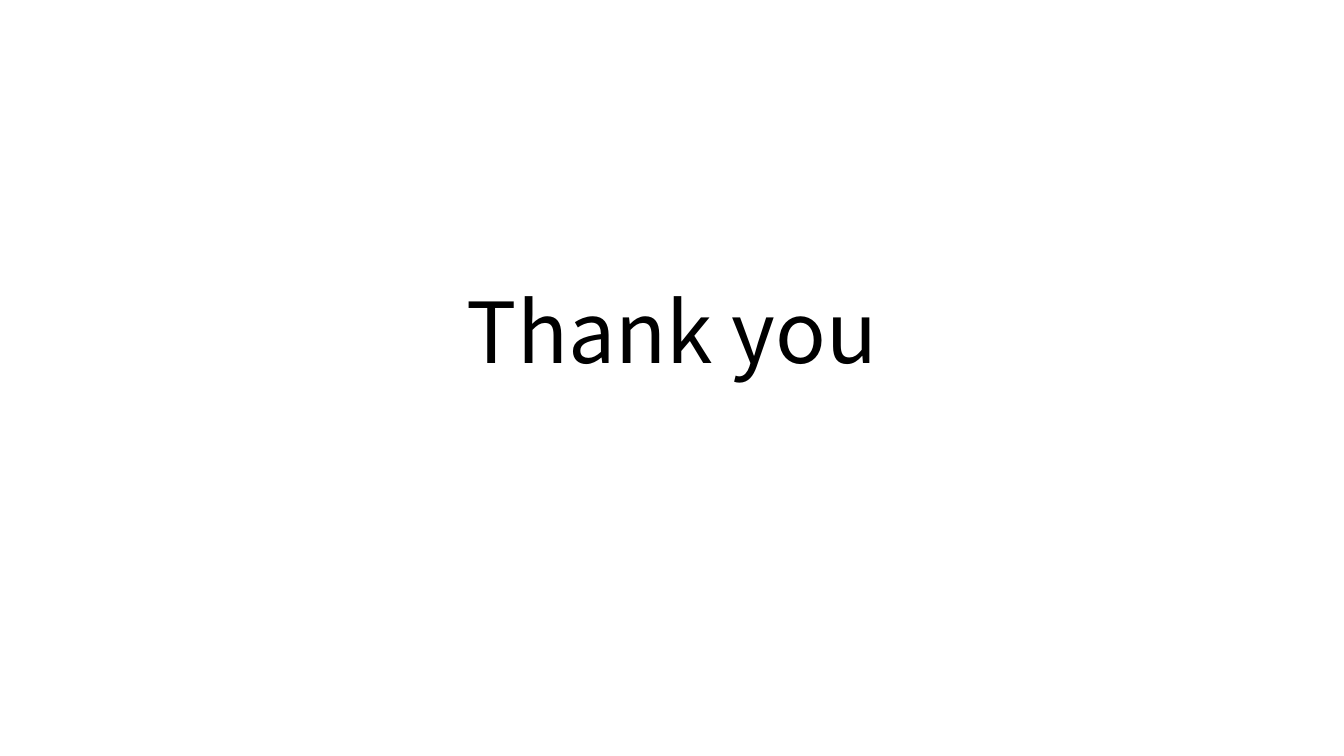
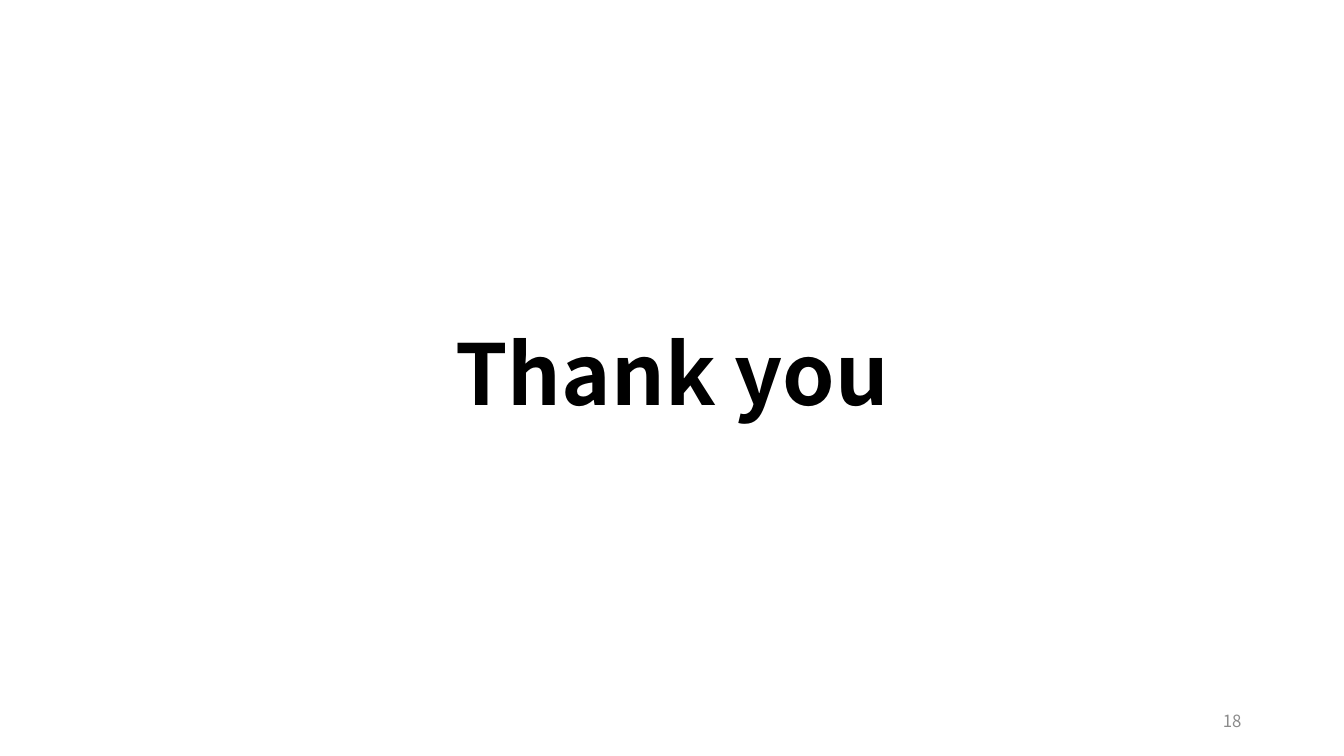
Before and after one commit to EunSeong-Park/EunSeong-Park.github.io, a slide deck: slide 18 of contents/2020_ITinerary/assets/session_1/labsession.pptx (slide 7 before the commit). Drawn at 1344x756 pixels with LibreOffice and Linux fonts; fonts in the diff are those of the drawing. Boxes give left, top, right and bottom in pixels: in the first picture for what was removed or moved away, otherwise in the second. Text is boxed around its words. In the diff, an @@ line names an element or a change of style, - is before the commit and + after.

```diff
--- a/contents/2020_ITinerary/assets/session_1/labsession.pptx
+++ b/contents/2020_ITinerary/assets/session_1/labsession.pptx
@@ title "Thank you": place and size @@
-title "Thank you" at [467, 296, 877, 383]
+title "Thank you" at [455, 338, 889, 424]
@@ title "Thank you" at [455, 338, 889, 424]: bold on; vertical alignment bottom to middle @@
@@ page number added at [1223, 714, 1242, 727], 12 pt, text #8C8C8C @@
+18
```
Also in this commit, not shown: 1 other slide changed, 16 slides added, 5 slides removed, 15 other files.
